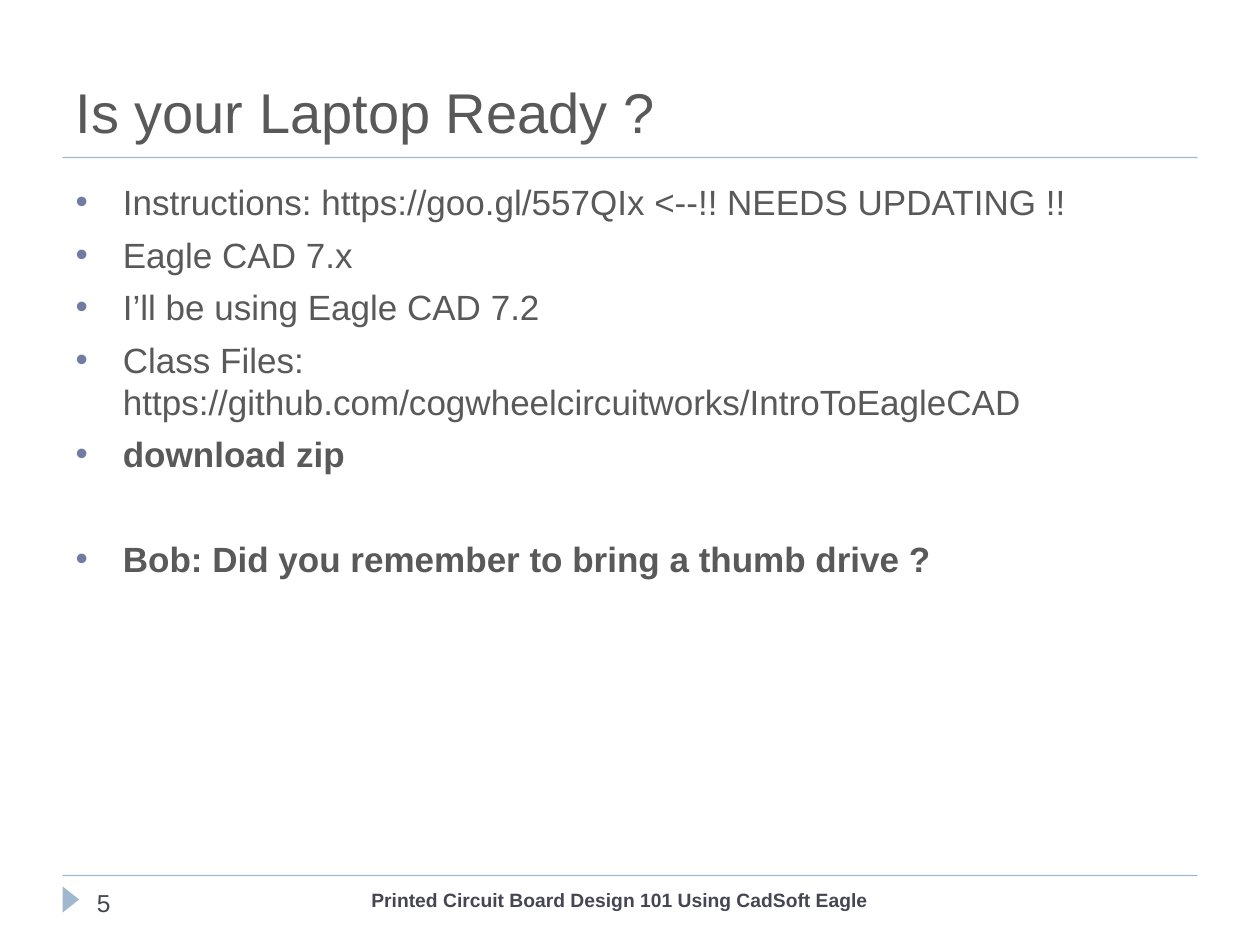
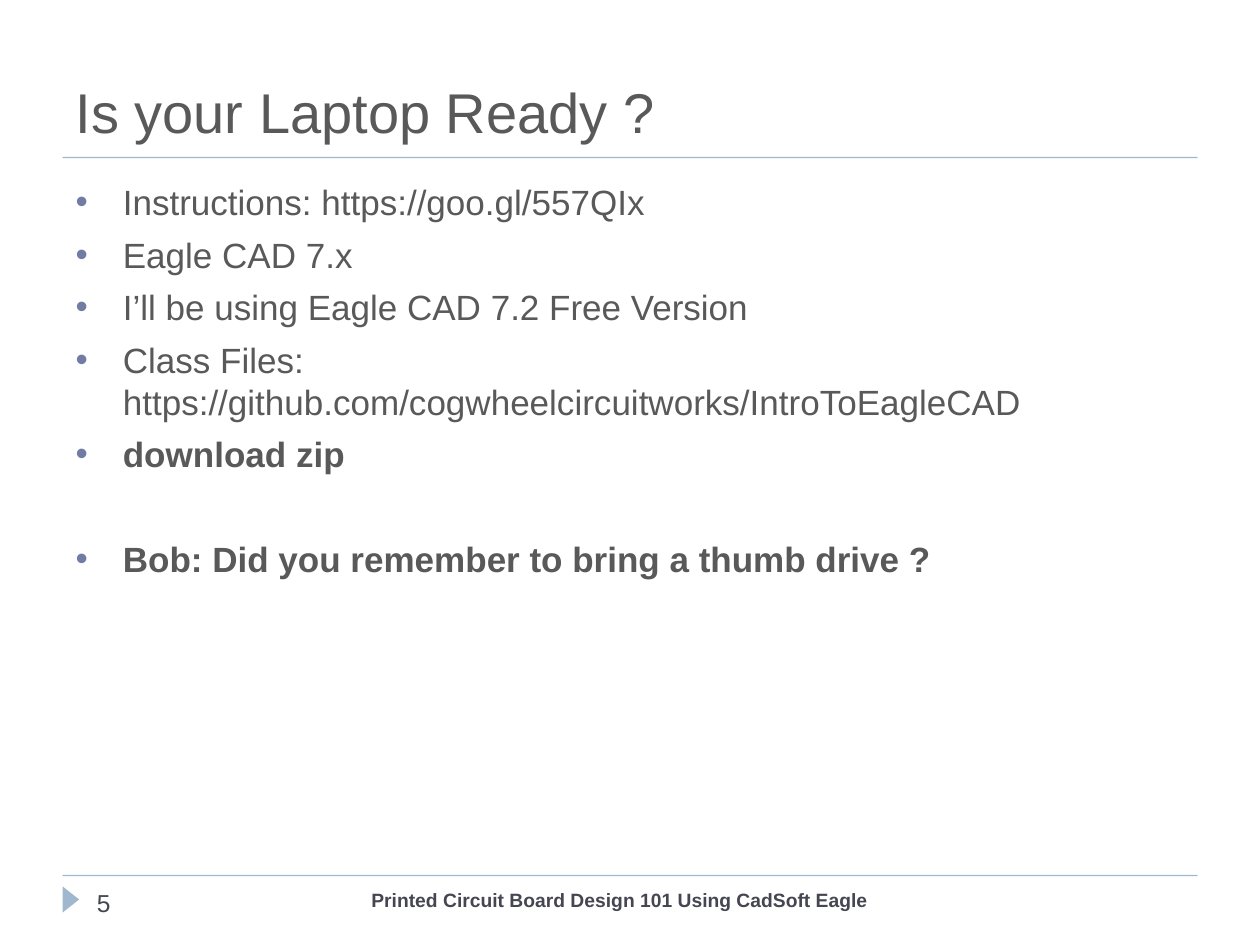
Before and after one commit to cogwheelcircuitworks/IntroToEagleCAD, a slide deck: slide 5 of ClassFiles/PCBDesignEagleCad101.ppt. Drawn at 1260x945 pixels with LibreOffice and Linux fonts; fonts in the diff are those of the drawing; background and template pictures are left out. Boxes give left, top, right and bottom in pixels: in the first picture for what was removed or moved away, otherwise in the second. Text is boxed around its words. In the diff, an @@ line names an element or a change of style, - is before the commit and + after.

```diff
--- a/ClassFiles/PCBDesignEagleCad101.ppt
+++ b/ClassFiles/PCBDesignEagleCad101.ppt
@@ text at (123, 189, 644, 222): text changed @@
-• Instructions: https://goo.gl/557QIx <--!! NEEDS UPDATING !!
+• Instructions: https://goo.gl/557QIx
@@ text at (123, 294, 748, 327): text changed @@
-• I’ll be using Eagle CAD 7.2
+• I’ll be using Eagle CAD 7.2 Free Version
```
Also in this commit, not shown: 9 other slides changed, 1 slide added.
